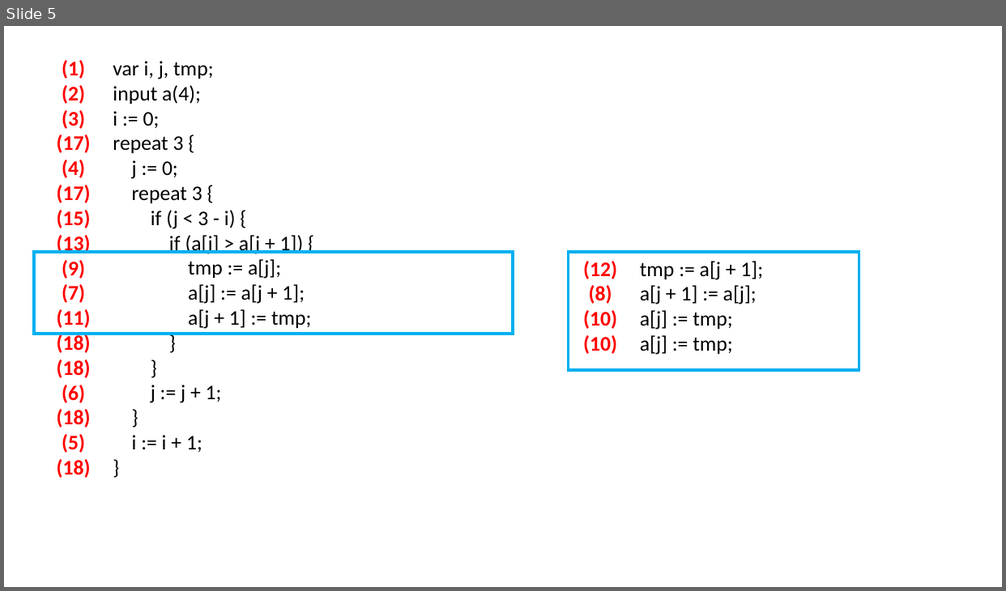
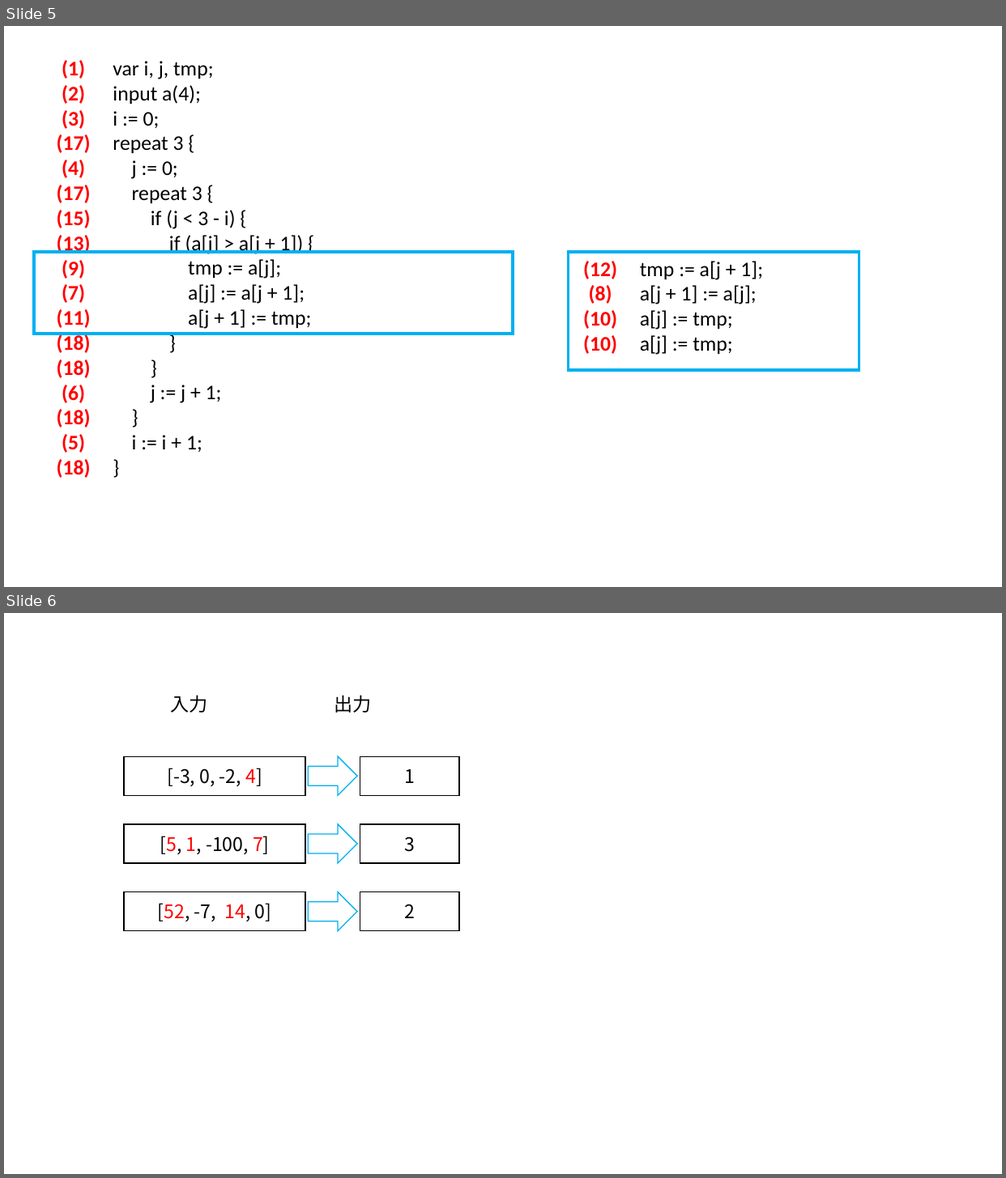
Before and after one commit to tanyo13/reveal_js, a slide deck: decks/kbse202103/figs.pptx. Shown one above the other, each under a label of ours: slide 5 before the commit, slides 5 and 6 after it. The pictures are 1006x591 and 1006x1178 pixels, drawn with LibreOffice and Linux fonts; fonts in the diff are those of the drawing. Boxes give left, top, right and bottom in pixels: in the first picture for what was removed or moved away, otherwise in the second. Text is boxed around its words. In the diff, an @@ line names an element or a change of style, - is before the commit and + after.

```diff
--- a/decks/kbse202103/figs.pptx
+++ b/decks/kbse202103/figs.pptx
@@ slide 6 added at bbox=[4, 613, 1002, 1174], background #FFFFFF @@
@@ text added at bbox=[171, 695, 371, 713], 18 pt, text #000000 @@
+入力 出力
@@ rectangle added at bbox=[124, 756, 305, 796], fill #FFFFFF, outline #000000 1 pt, 18 pt, text #000000 @@
+[-3, 0, -2, 4]
@@ right arrow added at bbox=[308, 756, 357, 796], fill #FFFFFF, outline #00B0F0 1 pt @@
@@ rectangle added at bbox=[360, 756, 460, 796], fill #FFFFFF, outline #000000 1 pt, 18 pt, text #000000 @@
+1
@@ rectangle added at bbox=[124, 824, 305, 863], fill #FFFFFF, outline #000000 1 pt, 18 pt, text #000000 @@
+[5, 1, -100, 7]
@@ right arrow added at bbox=[308, 824, 357, 863], fill #FFFFFF, outline #00B0F0 1 pt @@
@@ rectangle added at bbox=[360, 824, 460, 863], fill #FFFFFF, outline #000000 1 pt, 18 pt, text #000000 @@
+3
@@ rectangle added at bbox=[124, 892, 305, 931], fill #FFFFFF, outline #000000 1 pt, 18 pt, text #000000 @@
+[52, -7, 14, 0]
@@ right arrow added at bbox=[308, 892, 357, 931], fill #FFFFFF, outline #00B0F0 1 pt @@
@@ rectangle added at bbox=[360, 892, 460, 931], fill #FFFFFF, outline #000000 1 pt, 18 pt, text #000000 @@
+2
```
Also in this commit, not shown: 1 other slide added, 3 other files.
